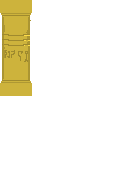
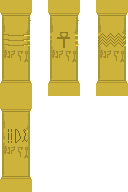
Before/after of a w=128, h=192 layered artwork. What changed in the layer stack:
added layer "Floated Layer copy #2" above "Floated Layer copy #1" over box(0, 96, 32, 192)
added layer "Floated Layer copy #1" above "Floated Layer copy" over box(96, 0, 128, 96)
added layer "Floated Layer copy" above "Pasted Layer" over box(48, 0, 80, 96)
